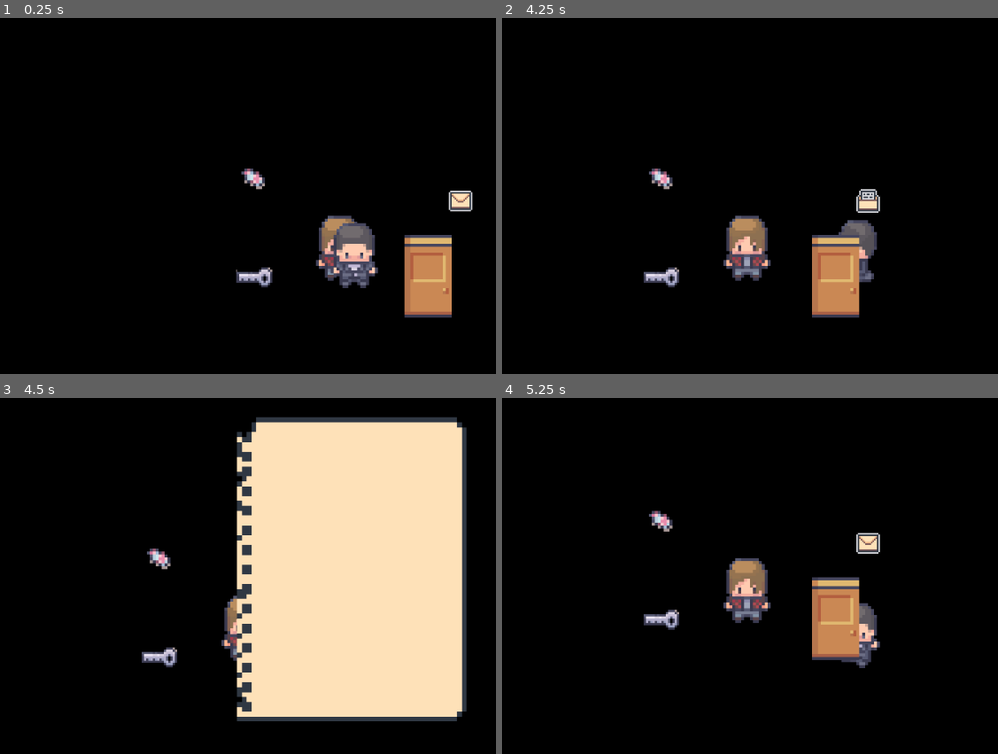
Above: before the commit, frames 1-4 (two rows, left to right).
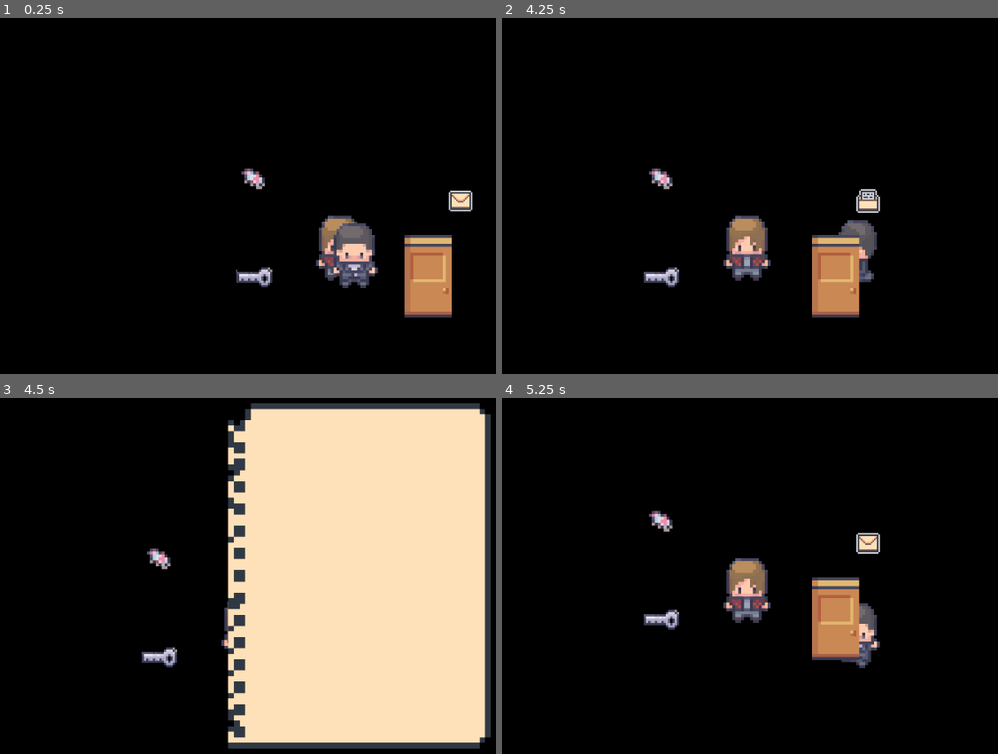
Above: after the commit, the same moments.

Repository: CISC204-S26/hw4-mrcheng-nabilmou
Game: Godot game, scene res://SCENES/TESTS/TestScene.tscn
Two runs of this game, one before a commit and one after it. Both use one fixed random seed, a clock stepped at 60 frames per second and the inputs below. The project has no main scene, so this scene is started directly.
Inputs:
- Up to frame 1 (0.25 s): no input
- Up to frame 2 (4.25 s): hold D (Right) 0.53-1.28 s; tap E (Interact) every 0.75 s from 0.6 to 3.6 s; hold S (Down) 1.28-2.03 s; hold D (Right) 2.03-2.78 s; hold W (Up) 2.78-3.53 s; hold A (Left) from 3.53 s (still down)
- Up to frame 3 (4.5 s): keep holding A (Left); tap E (Interact) at 4.35 s
- Up to frame 4 (5.25 s): tap Enter at 5 s; release A (Left) at 5.03 s; hold S (Down) from 5.03 s (still down); tap E (Interact) at 5.1 s

Frames 1-2 are identical in both runs. In frame 3, 15% of the frame differs, in the area x 45-99%, y 1-99%; in frame 4, nothing differs.

Commit message:
for some reason getting an error loading testscenes 2 and 3
error is about the instances linking other scenes, the only thing linked to another scene was the collision box to office. lowk thinking about making a dedicated scene changer instead. second time this happened

Diff:
--- a/cisc-204-pair-project/SCENES/INTERACTABLES/Note.tscn
+++ b/cisc-204-pair-project/SCENES/INTERACTABLES/Note.tscn
@@ -62,10 +62,10 @@
 anchor_top = 0.5
 anchor_right = 0.5
 anchor_bottom = 0.5
-offset_left = -303.0
-offset_top = -220.0
-offset_right = -178.0
-offset_bottom = -116.75
+offset_left = -337.0
+offset_top = -240.0
+offset_right = -193.25
+offset_bottom = -122.5
 grow_horizontal = 2
 grow_vertical = 2
 scale = Vector2(4, 4)
@@ -76,10 +76,10 @@
 modulate = Color(0, 0, 0, 1)
 texture_filter = 1
 layout_mode = 0
-offset_left = 47.0
-offset_top = 4.75
-offset_right = 170.0
-offset_bottom = 187.25
+offset_left = 52.25
+offset_top = 5.5
+offset_right = 194.75
+offset_bottom = 212.5
 scale = Vector2(0.5, 0.5)
 theme_override_constants/line_spacing = -3
 theme_override_fonts/font = ExtResource("3_hw6st")
--- a/cisc-204-pair-project/SCENES/TESTS/TestScene2.tscn
+++ b/cisc-204-pair-project/SCENES/TESTS/TestScene2.tscn
@@ -1,62 +1,46 @@
 [gd_scene format=3 uid="uid://m1hfx401y7fn"]
 
 [ext_resource type="PackedScene" uid="uid://c1l2ylctq4ydm" path="res://SCENES/ROOM_BUILDING/StartRoom.tscn" id="1_30eqk"]
-[ext_resource type="PackedScene" uid="uid://bn67onos3vkvd" path="res://SCENES/Player.tscn" id="2_ve7oe"]
 [ext_resource type="PackedScene" uid="uid://op6b3eew8oca" path="res://SCENES/INTERACTABLES/Note.tscn" id="3_ve7oe"]
 [ext_resource type="PackedScene" uid="uid://cbi68oekbamj5" path="res://SCENES/INTERACTABLES/Door.tscn" id="6_lwgcp"]
 [ext_resource type="PackedScene" uid="uid://bk8qbs7k6m5te" path="res://SCENES/INTERACTABLES/Key.tscn" id="7_uhm18"]
 [ext_resource type="PackedScene" uid="uid://dsx84d3v50a1" path="res://SCENES/INTERACTABLES/Dialogue.tscn" id="8_hmyhn"]
 [ext_resource type="PackedScene" uid="uid://b4dpu5rd4wm6u" path="res://SCENES/INTERACTABLES/Keycard.tscn" id="8_lwgcp"]
 [ext_resource type="PackedScene" uid="uid://dllation0new5" path="res://SCENES/INTERACTABLES/NPC.tscn" id="8_uhm18"]
-[ext_resource type="PackedScene" uid="uid://h4mjbmtr88hi" path="res://SCENES/NextLevel.tscn" id="9_lwgcp"]
 [ext_resource type="PackedScene" uid="uid://b8pglx8m44ayp" path="res://SCENES/INTERACTABLES/KeycardDoor.tscn" id="11_k0t7j"]
 [ext_resource type="PackedScene" uid="uid://48lmgoukpa6t" path="res://SCENES/INTERACTABLES/StartingPhone.tscn" id="12_25bw8"]
 
-[node name="TestScene2" type="Node2D" unique_id=191705344]
+[node name="TestScene2" type="Node2D" unique_id=1239764402]
+
+[node name="Dialogue" parent="." unique_id=292361673 instance=ExtResource("8_hmyhn")]
 
 [node name="StartRoom" parent="." unique_id=242163522 instance=ExtResource("1_30eqk")]
-
-[node name="Dialogue" parent="." unique_id=292361673 instance=ExtResource("8_hmyhn")]
-position = Vector2(1, 2)
-
-[node name="Node2D" parent="." unique_id=633110917 instance=ExtResource("9_lwgcp")]
-position = Vector2(306, -63)
-
-[node name="Note" parent="." unique_id=1528998479 instance=ExtResource("3_ve7oe")]
-position = Vector2(-123, -177)
-note_text = "Boss we have a major problem. The FIB know something. They will be here tomorrow to investigate. We need to scrub everything"
-
-[node name="StartingPhone" parent="." unique_id=118944451 instance=ExtResource("12_25bw8")]
-position = Vector2(-85, 78)
-dialogue_lines = Array[String](["Hey Boss, it's Lydia...", "This is too sensitive of a matter to talk on the phone. ", "I've left a NOTE with your secretary at the FRONT DESK.", "This is of utmost importance sir."])
-
-[node name="Key" parent="." unique_id=655332623 instance=ExtResource("7_uhm18")]
-position = Vector2(140, 80)
 
 [node name="Door" parent="." unique_id=1158038630 instance=ExtResource("6_lwgcp")]
 position = Vector2(16, 66)
 
+[node name="StartingPhone" parent="." unique_id=118944451 instance=ExtResource("12_25bw8")]
+position = Vector2(-85, 81)
+
+[node name="Key" parent="." unique_id=655332623 instance=ExtResource("7_uhm18")]
+position = Vector2(142, 82)
+
+[node name="NPC" parent="." unique_id=888581163 instance=ExtResource("8_uhm18")]
+position = Vector2(-146, -162)
+npc_animation = "Amelia"
+
+[node name="Note" parent="." unique_id=1528998479 instance=ExtResource("3_ve7oe")]
+position = Vector2(-124, -181)
+
 [node name="KeycardDoor" parent="." unique_id=918274409 instance=ExtResource("11_k0t7j")]
-position = Vector2(-336, -126)
-door_animation = "Lab_Door"
-required_keycard_level = 1
-
-[node name="KeycardDoor2" parent="." unique_id=810681911 instance=ExtResource("11_k0t7j")]
 position = Vector2(16, -288)
+door_animation = "Elevator_Door"
 required_keycard_level = 2
 
 [node name="Keycard" parent="." unique_id=1569729701 instance=ExtResource("8_lwgcp")]
-position = Vector2(128, -173)
+position = Vector2(112, -180)
 keycard_level = 2
 
-[node name="Keycard2" parent="." unique_id=631398208 instance=ExtResource("8_lwgcp")]
-position = Vector2(-239, -78)
+[node name="Keycard2" parent="." unique_id=2125800993 instance=ExtResource("8_lwgcp")]
+position = Vector2(-239, -87)
 keycard_level = 1
-
-[node name="NPC" parent="." unique_id=888581163 instance=ExtResource("8_uhm18")]
-position = Vector2(-147, -157)
-npc_animation = "Amelia"
-dialogue_lines = Array[String](["You must be looking for LYDIAS LETTER. ", "I've left it on the counter beside me.", "I would be a little cautious opening it in front of anyone sir."])
-
-[node name="Player" parent="." unique_id=220904025 groups=["player"] instance=ExtResource("2_ve7oe")]
-position = Vector2(15, 157)
--- a/cisc-204-pair-project/SCENES/TESTS/TestScene3.tscn
+++ b/cisc-204-pair-project/SCENES/TESTS/TestScene3.tscn
@@ -1,71 +1,54 @@
 [gd_scene format=3 uid="uid://ja2pilj8kmv6"]
 
 [ext_resource type="PackedScene" uid="uid://c3cmaqjf63taa" path="res://SCENES/ROOM_BUILDING/OfficeRoom.tscn" id="1_us46u"]
-[ext_resource type="PackedScene" uid="uid://bn67onos3vkvd" path="res://SCENES/Player.tscn" id="5_k3m6f"]
 [ext_resource type="PackedScene" uid="uid://dwqnd2v5ervp4" path="res://SCENES/INTERACTABLES/HardDrive.tscn" id="5_swyf6"]
-[ext_resource type="PackedScene" uid="uid://h4mjbmtr88hi" path="res://SCENES/NextLevel.tscn" id="6_k3m6f"]
 [ext_resource type="PackedScene" uid="uid://b4dpu5rd4wm6u" path="res://SCENES/INTERACTABLES/Keycard.tscn" id="6_peap8"]
 [ext_resource type="PackedScene" uid="uid://cbi68oekbamj5" path="res://SCENES/INTERACTABLES/Door.tscn" id="7_08s47"]
-[ext_resource type="PackedScene" uid="uid://m1hfx401y7fn" path="res://SCENES/TESTS/TestScene2.tscn" id="7_peap8"]
 [ext_resource type="PackedScene" uid="uid://bws8nq4cs6k8n" path="res://SCENES/INTERACTABLES/FalseWall.tscn" id="8_08s47"]
 [ext_resource type="PackedScene" uid="uid://bk8qbs7k6m5te" path="res://SCENES/INTERACTABLES/Key.tscn" id="9_u83ir"]
 [ext_resource type="PackedScene" uid="uid://op6b3eew8oca" path="res://SCENES/INTERACTABLES/Note.tscn" id="10_u83ir"]
 [ext_resource type="PackedScene" uid="uid://dsx84d3v50a1" path="res://SCENES/INTERACTABLES/Dialogue.tscn" id="11_3ml40"]
 [ext_resource type="PackedScene" uid="uid://r24y6ono1qty" path="res://SCENES/INTERACTABLES/Safe.tscn" id="12_h46en"]
-[ext_resource type="PackedScene" uid="uid://dllation0new5" path="res://SCENES/INTERACTABLES/NPC.tscn" id="13_pj3bp"]
 
-[node name="TestScene3" type="Node2D" unique_id=391728651]
+[node name="TestScene3" type="Node2D" unique_id=1810388064]
+
+[node name="Dialogue" parent="." unique_id=292361673 instance=ExtResource("11_3ml40")]
 
 [node name="OfficeRoom" parent="." unique_id=486450647 instance=ExtResource("1_us46u")]
 
-[node name="Dialogue" parent="." unique_id=292361673 instance=ExtResource("11_3ml40")]
+[node name="Note" parent="." unique_id=1528998479 instance=ExtResource("10_u83ir")]
+position = Vector2(-20, -109)
 
-[node name="Node2D" parent="." unique_id=633110917 instance=ExtResource("6_k3m6f")]
-position = Vector2(-182, 127)
-level_to_load = ExtResource("7_peap8")
+[node name="Note2" parent="." unique_id=1775270854 instance=ExtResource("10_u83ir")]
+position = Vector2(553, 116)
 
-[node name="Player" parent="." unique_id=220904025 instance=ExtResource("5_k3m6f")]
-position = Vector2(-145, 156)
+[node name="Note3" parent="." unique_id=1108641546 instance=ExtResource("10_u83ir")]
+position = Vector2(940, -431)
 
-[node name="HardDrive" parent="." unique_id=764411796 instance=ExtResource("5_swyf6")]
-position = Vector2(469, 233)
+[node name="Note4" parent="." unique_id=815229489 instance=ExtResource("10_u83ir")]
+position = Vector2(877, -234)
 
-[node name="HardDrive2" parent="." unique_id=555741233 instance=ExtResource("5_swyf6")]
-position = Vector2(1289, -565)
-
-[node name="Keycard" parent="." unique_id=1569729701 instance=ExtResource("6_peap8")]
-position = Vector2(828, -441)
-keycard_level = 1
+[node name="Key" parent="." unique_id=655332623 instance=ExtResource("9_u83ir")]
+position = Vector2(208, -208)
 
 [node name="Door" parent="." unique_id=1158038630 instance=ExtResource("7_08s47")]
 position = Vector2(720, 66)
+door_animation = "H_Door"
+
+[node name="Safe" parent="." unique_id=1002522100 instance=ExtResource("12_h46en")]
+position = Vector2(16, -219)
 
 [node name="FalseWall" parent="." unique_id=1353587326 instance=ExtResource("8_08s47")]
 position = Vector2(464, -128)
 
-[node name="Key" parent="." unique_id=655332623 instance=ExtResource("9_u83ir")]
-position = Vector2(-11, -117)
+[node name="Keycard" parent="." unique_id=1569729701 instance=ExtResource("6_peap8")]
+position = Vector2(843, -439)
 
-[node name="Note" parent="." unique_id=1528998479 instance=ExtResource("10_u83ir")]
-position = Vector2(621, 242)
+[node name="HardDrive" parent="." unique_id=764411796 instance=ExtResource("5_swyf6")]
+position = Vector2(1235, -567)
 
-[node name="Note2" parent="." unique_id=557352785 instance=ExtResource("10_u83ir")]
-position = Vector2(554, 113)
+[node name="HardDrive2" parent="." unique_id=911062436 instance=ExtResource("5_swyf6")]
+position = Vector2(629, 235)
 
-[node name="Note3" parent="." unique_id=620295791 instance=ExtResource("10_u83ir")]
-position = Vector2(200, -198)
-
-[node name="Note4" parent="." unique_id=40376772 instance=ExtResource("10_u83ir")]
-position = Vector2(878, -233)
-
-[node name="Note5" parent="." unique_id=348529677 instance=ExtResource("10_u83ir")]
-position = Vector2(934, -433)
-
-[node name="Safe" parent="." unique_id=1002522100 instance=ExtResource("12_h46en")]
-position = Vector2(16, -218)
-
-[node name="NPC" parent="." unique_id=888581163 instance=ExtResource("13_pj3bp")]
-z_index = 0
-position = Vector2(1230, -518)
-npc_animation = "Adam"
-dialogue_lines = Array[String](["Hello"])
+[node name="Note5" parent="." unique_id=1155800984 instance=ExtResource("10_u83ir")]
+position = Vector2(458, 244)
--- a/cisc-204-pair-project/SCRIPTS/game_manager.gd
+++ b/cisc-204-pair-project/SCRIPTS/game_manager.gd
@@ -16,6 +16,5 @@
 func give_keycard(level: int):
 	if level == 1:
 		has_keycard1 = true
-
-	if level == 2:
+	elif level == 2:
 		has_keycard2 = true
--- a/cisc-204-pair-project/SCRIPTS/load_level.gd
+++ b/cisc-204-pair-project/SCRIPTS/load_level.gd
@@ -1,14 +1,7 @@
 extends Node2D
-@export var level_to_load: PackedScene
-
-# Called when the node enters the scene tree for the first time.
-func _ready() -> void:
-	pass # Replace with function body.
 
 
-# Called every frame. 'delta' is the elapsed time since the previous frame.
-func _process(delta: float) -> void:
-	pass
+@export var level_to_load: PackedScene
 
 
 func _on_static_body_2d_body_entered(body: Node2D) -> void:
--- /dev/null
+++ b/cisc-204-pair-project/SCRIPTS/scene_changer.gd
@@ -0,0 +1,11 @@
+extends Node
+
+
+# Called when the node enters the scene tree for the first time.
+func _ready() -> void:
+	pass # Replace with function body.
+
+
+# Called every frame. 'delta' is the elapsed time since the previous frame.
+func _process(delta: float) -> void:
+	pass
Not shown, added: cisc-204-pair-project/SCRIPTS/scene_changer.gd.uid
